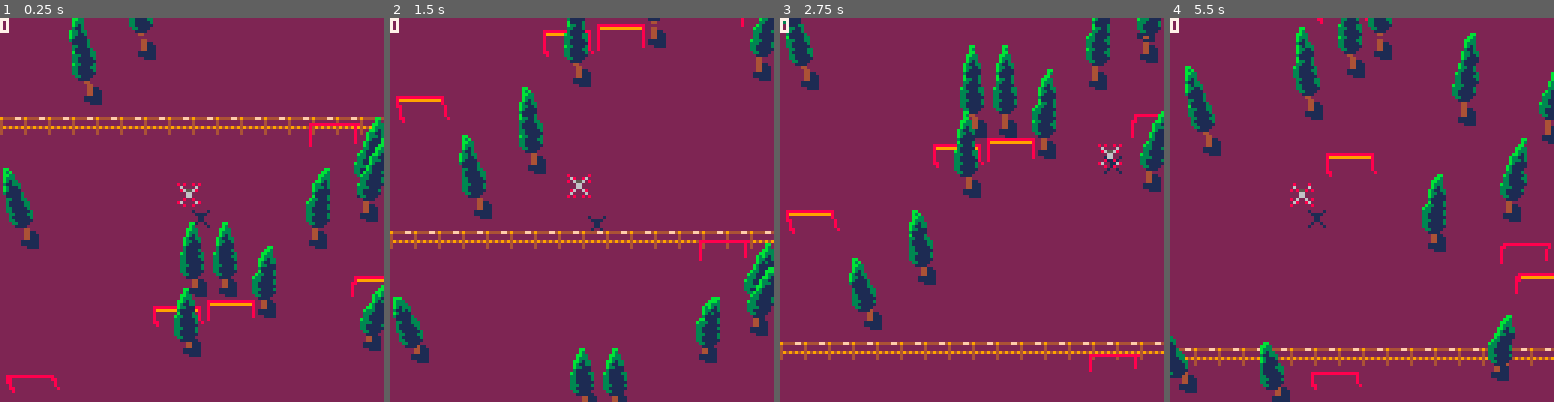
Above: before the commit, frames 1-4 (left to right).
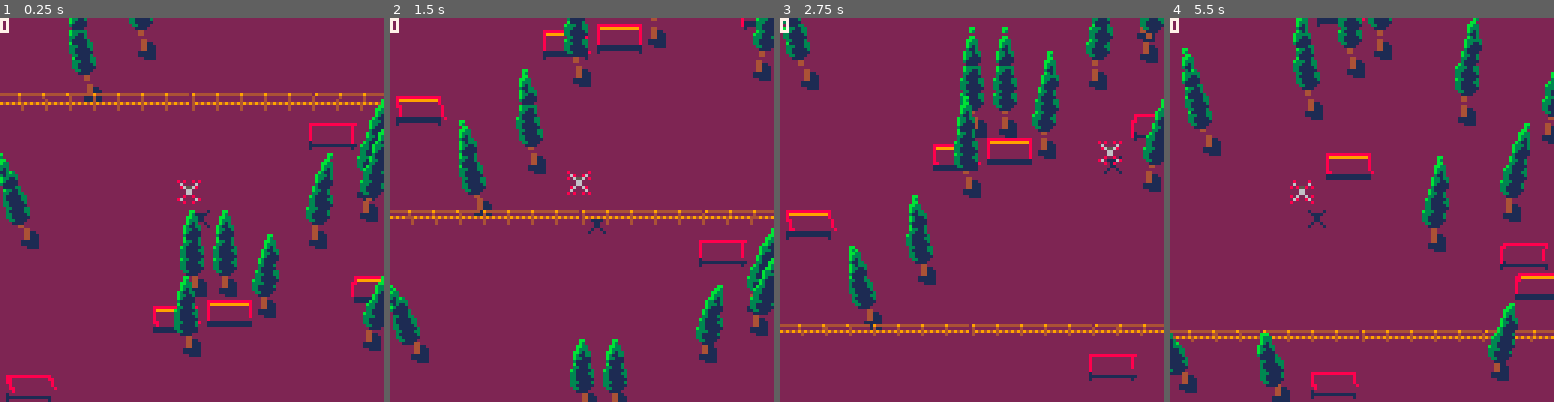
Above: after the commit, the same moments.

Repository: graearea/pico8
Game: PICO-8 cartridge dron.p8
Two runs of this game, one before a commit and one after it. Both use one fixed random seed, a clock stepped at 60 frames per second and the inputs below.
Inputs:
- Up to frame 1 (0.25 s): no input
- Up to frame 2 (1.5 s): tap X (X key) at 0.33, 1.07 s; tap O (Z key) at 0.7 s
- Up to frame 3 (2.75 s): hold Right 1.6-2.1 s; tap O (Z key) at 1.7, 2.1, 2.5 s; tap X (X key) at 1.85 s; hold Up 2.15-2.42 s; hold Right from 2.47 s (still down)
- Up to frame 4 (5.5 s): tap O (Z key) every 0.4 s from 2.9 to 5.3 s; tap X (X key) at 2.97, 4.08, 5.2 s; release Right at 3.03 s; hold Left 3.08-3.58 s; hold Down 3.63-3.97 s; hold Right 4.02-4.68 s; hold Up 4.73-5.03 s; hold Left from 5.08 s (still down)

The runs differ from the first frame. In frame 1, 8.8% of the frame differs, in the area x 0-100%, y 0-100%; in frame 2, 8.3%; in frame 3, 8.7%; in frame 4, 8.2%.

Commit message:
screenshot and js

Diff:
--- a/dron.p8
+++ b/dron.p8
@@ -76,7 +76,7 @@
 --drawing decorators
 
 function transform(x,z,center, height)
- height= height or 62
+ height= height or 50
 	offset = (x-center)
 	return x-z*offset/-height
 end
@@ -192,8 +192,13 @@
 		self:collision(d)
 	end,
 	draw=function(self)
-	 for i=0,128,8 do
-	  spr(14,i,self.y)
+	 for x=0,128,8 do
+	 	for i=31,38 do
+				spr(i,
+					transform(x,i-31,64,256),
+					transform(self.y,i-31,256,256)
+				)
+			end
 	 end
 	end
 }
@@ -282,9 +287,24 @@
 		transform(self.x,i-15,64,256),
 		transform(self.y,i-15,256,256))
 	spr(i+8,
-		transform(self.x+8,i-15,64,256),
+		transform(self.x+7,i-15,64,256),
 		transform(self.y,i-15,256,256))
 	end
+
+	pal(8,1)
+	pal(9,1)
+	for i=20,22 do
+	spr(i,
+		transform(self.x,i-15,64,256),
+		transform(self.y,i-15,256,256),
+		1,1,false,true)
+	spr(i+8,
+		transform(self.x+7,i-15,64,256),
+		transform(self.y,i-15,256,256),
+		1,1,false,true)
+	end
+	pal(8,8)
+	pal(9,9)
 
 	end
 }
@@ -300,132 +320,139 @@
 80000008808008080080080008000080000000000000000000001111000000000011110000111100000000000000000000000000000000004000000000000000
 80000000800000008000000080000000800000008999999988888888000000080000000800000008000000080000000800000008999999988888888800000000
 80000000800000008000000080000000800000008000000000000000000000000000000000000000000000000000000000000000000000000000000000000000
-…(129 lines of a section not shown)…
+00000000000000000000000000000000000000000000000000000000000000000000000000000000000000000000000000000000000000000000000000000000
+00000000000000000000000000000000000000000000000000000000000000000000000000000000000000000000000000000000000000000000000000000000
+00000000000000000000000000000000000000000000000000000000000000000000000000000000000000000000000000000000000000000000000000000000
+00000000000000000000000000000000000000000000000000000000000000000000000000000000000000000000000000000000000000000000000000000000
+00000000000000000000000000000000000000000000000000000000000000000000000000000000000000000000000000000000000000000000000000000000
+00000000000000000000000000000000000000000000000000000000000000000000000000000000000000000000000000000000000000000000000000000000
+00000000400000004000000049494949400000004000000094444444000000000000000000000000000000000000000000000000000000000000000000000000
+…(129 lines of a section not shown)…
